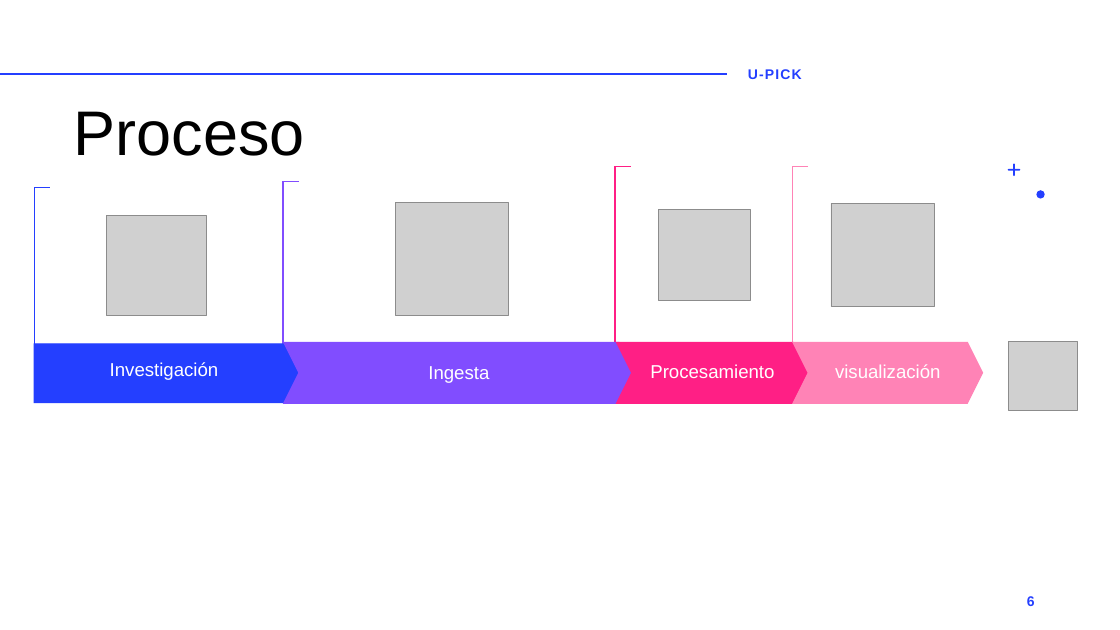
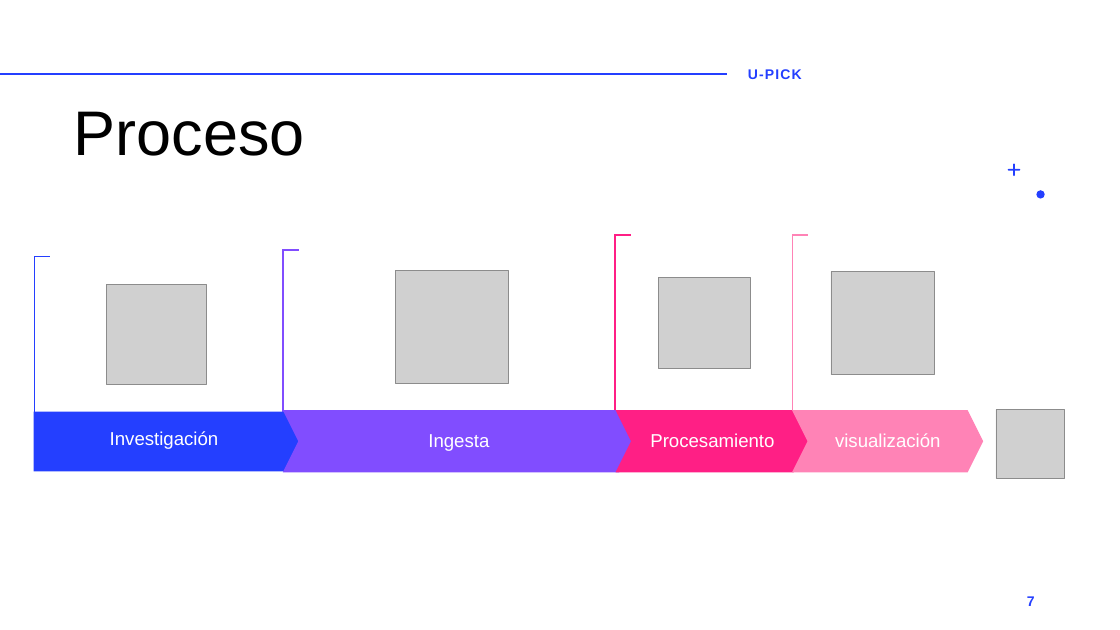
Before and after one commit to Dacarpe03/SIC_Big_Data_CDC, a slide deck: slide 7 of Entregas/U-pick.pptx (slide 6 before the commit). Drawn at 1120x630 pixels with LibreOffice and Linux fonts; fonts in the diff are those of the drawing; grey boxes stand for pictures. Boxes give left, top, right and bottom in pixels: in the first picture for what was removed or moved away, otherwise in the second. Text is boxed around its words. In the diff, an @@ line names an element or a change of style, - is before the commit and + after.

```diff
--- a/Entregas/U-pick.pptx
+++ b/Entregas/U-pick.pptx
@@ 4 pictures, 4 texts, 4 corners, 3 chevrons, 1 pentagon arrow: place and size @@
-4 pictures, 4 texts, 4 corners, 3 chevrons, 1 pentagon arrow at <box>34,167,983,403</box>
+4 pictures, 4 texts, 4 corners, 3 chevrons, 1 pentagon arrow at <box>34,235,983,471</box>
@@ picture: place and size @@
-picture at <box>1009,341,1078,410</box>
+picture at <box>996,410,1065,479</box>
@@ page number at <box>1027,596,1035,606</box>: text changed @@
-6
+7
```
Also in this commit, not shown: 6 other slides changed, 7 slides added, 4 slides removed.
